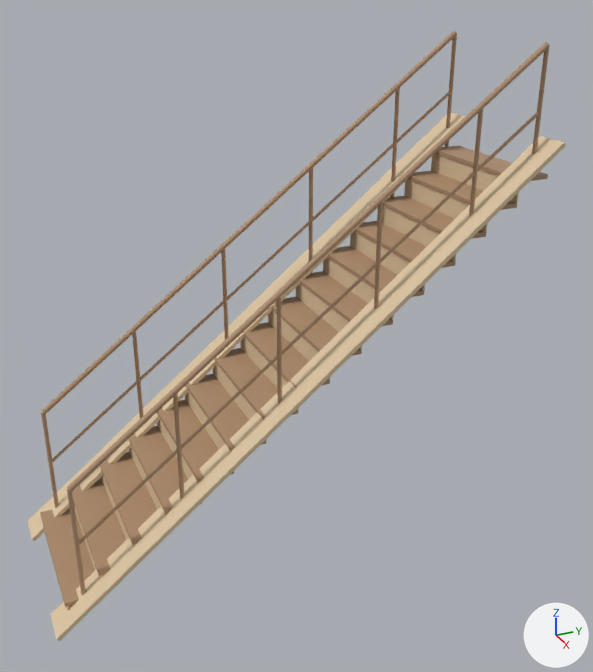
The glTF model modules/assets/internal/models/circulation/circulation.stair.timber_1200.glb as it was, and as the next commit left it.
Both versions are drawn from a 50 mm camera at (5.25, -0.36, 4.23) aimed at (0.14, 1.94, 1.68). Arrows for +X, +Y and +Z are at lower right; the lights stay in place. The older version comes first.

Objects in the first picture: 'balustrade__hardwood', 'flight__hardwood', 'flight__softwood'.
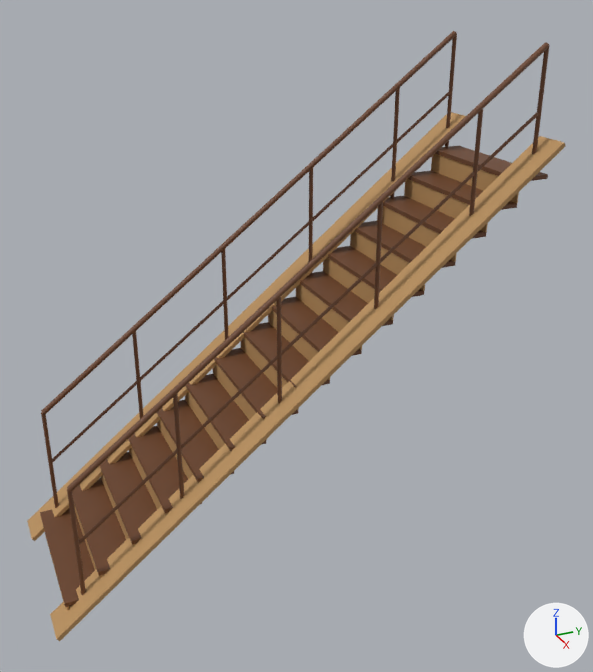
Diff of the bpy script that builds the scene:
```diff
--- a/modules/assets/internal/models/circulation/circulation.stair.timber_1200.glb.py
+++ b/modules/assets/internal/models/circulation/circulation.stair.timber_1200.glb.py
@@ mat_hardwood @@
 mat_hardwood = principled_material('hardwood')
-mat_hardwood.base_color = (0.42, 0.26, 0.15)  # brown #ad8b6c
+mat_hardwood.base_color = (0.147, 0.055, 0.0196)  # brown #6b4226
 mat_hardwood.roughness = 0.55
@@ mat_softwood @@
 mat_softwood = principled_material('softwood')
-mat_softwood.base_color = (0.72, 0.56, 0.36)  # beige #ddc5a2
+mat_softwood.base_color = (0.477, 0.274, 0.106)  # orange #b88f5c
 mat_softwood.roughness = 0.75
```

Boxes (x1, y1, x2, y2) around the edits, measured in the pictures (593 x 672 px):
'flight__softwood', recoloured: (27, 112, 566, 641) in both
'flight__hardwood', recoloured: (40, 146, 548, 607) in both
'balustrade__hardwood', recoloured: (41, 31, 549, 595) in both
